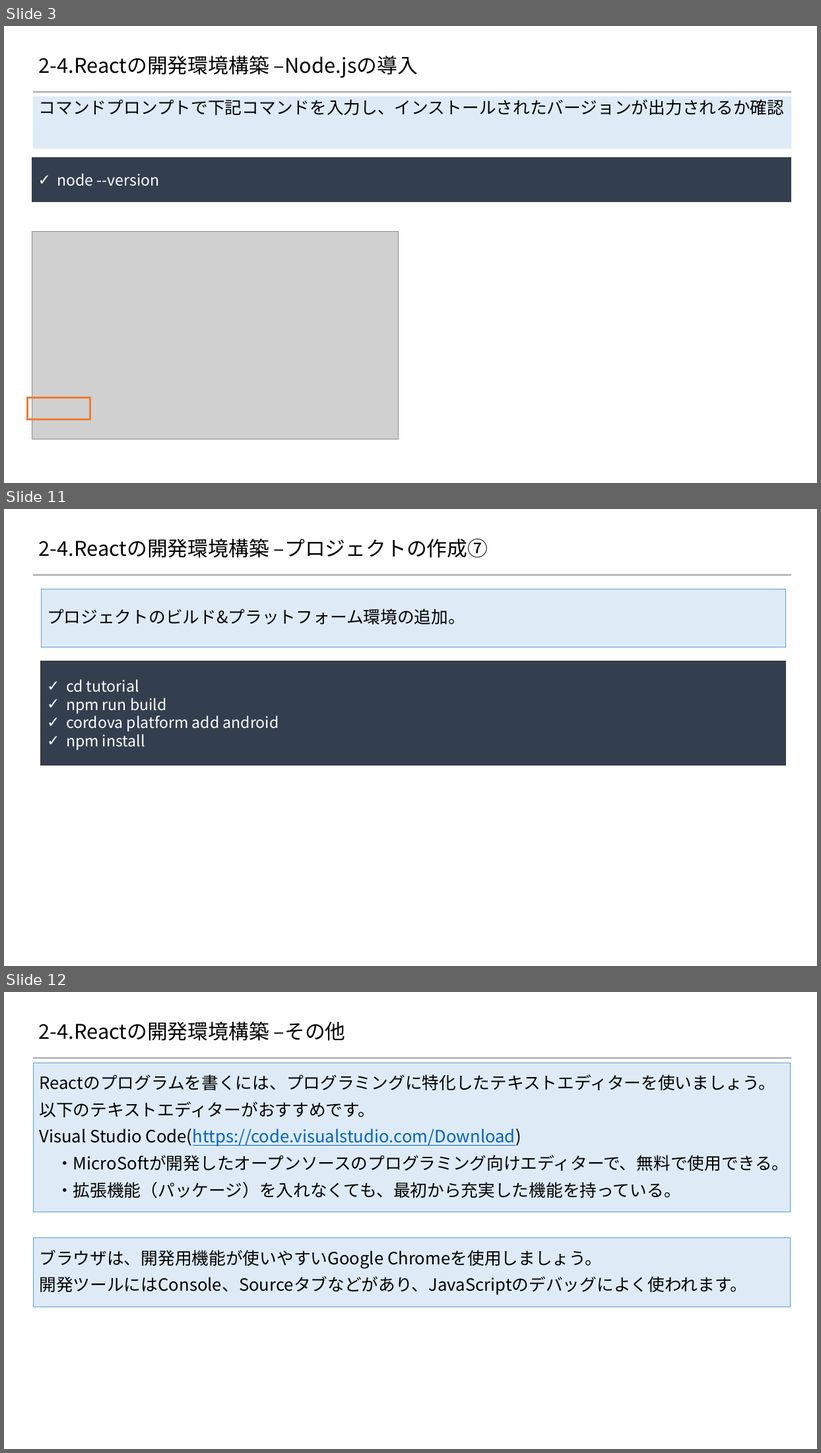
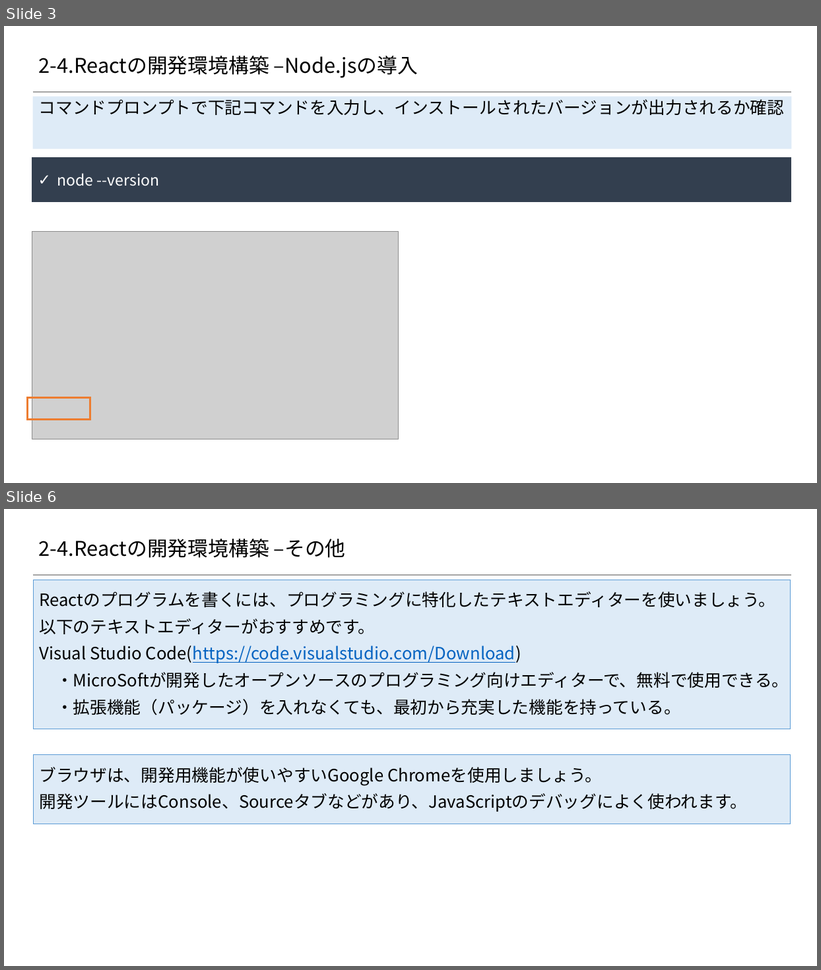
Before and after one commit to 2018SYSTEMI34/diary, a slide deck: doc/02_SlideShare/01.ネタ/２_Reactの基礎/2-4_React開発環境構築手順.pptx. Shown one above the other, each under a label of ours: slides 3, 11 and 12 before the commit, slides 3 and 6 after it; the slides between them are not shown. The pictures are 821x1453 and 821x970 pixels, drawn with LibreOffice and Linux fonts; fonts in the diff are those of the drawing; grey boxes stand for pictures; background and template pictures are left out. Boxes give left, top, right and bottom in pixels: in the first picture for what was removed or moved away, otherwise in the second. Text is boxed around its words. In the diff, an @@ line names an element or a change of style, - is before the commit and + after.

Commit message:
開発環境構築手順修正

```diff
--- a/doc/02_SlideShare/01.ネタ/２_Reactの基礎/2-4_React開発環境構築手順.pptx
+++ b/doc/02_SlideShare/01.ネタ/２_Reactの基礎/2-4_React開発環境構築手順.pptx
@@ slide 11 removed at bbox=[4, 509, 817, 966], background #FFFFFF; not listed: 1 template element that a slide beside it also shows @@
@@ title removed at bbox=[39, 539, 488, 558] @@
-2-4.Reactの開発環境構築 –プロジェクトの作成⑦
@@ rectangle removed at bbox=[41, 589, 786, 647] @@
-プロジェクトのビルド&プラットフォーム環境の追加。
@@ rectangle removed at bbox=[41, 661, 786, 765] @@
-✓ cd tutorial
-✓ npm run build
-✓ cordova platform add android
-✓ npm install
@@ what was slide 12 is now slide 6 @@
```
Also in this commit, not shown: 2 slides changed, 5 other slides removed.
